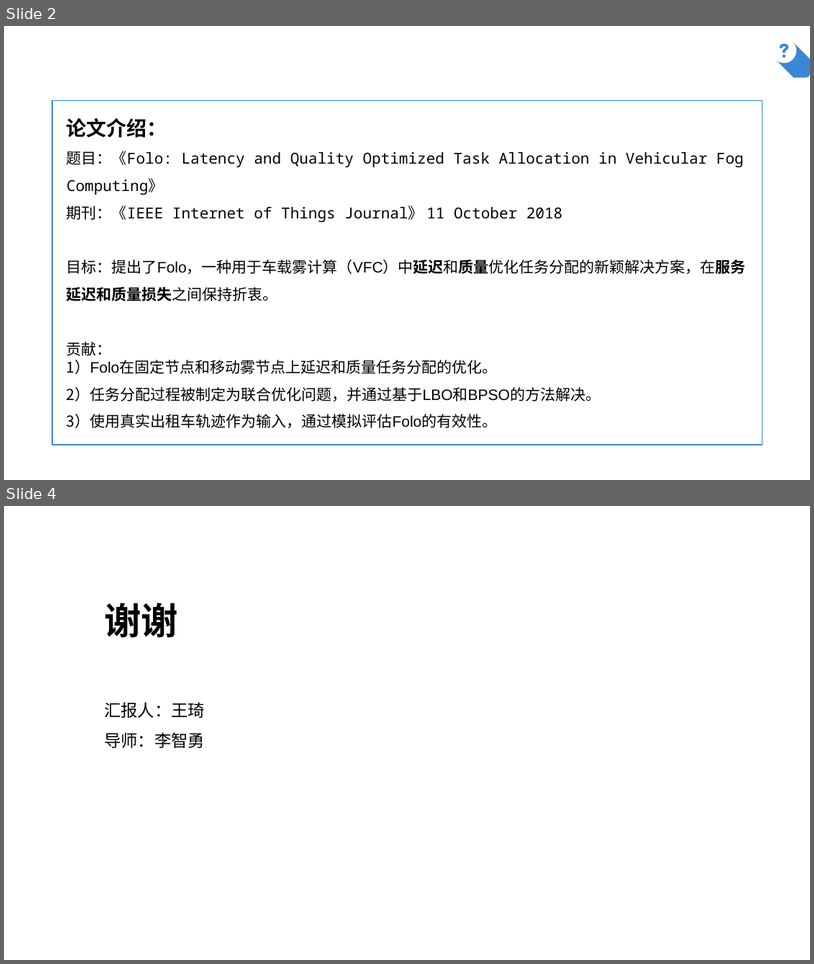
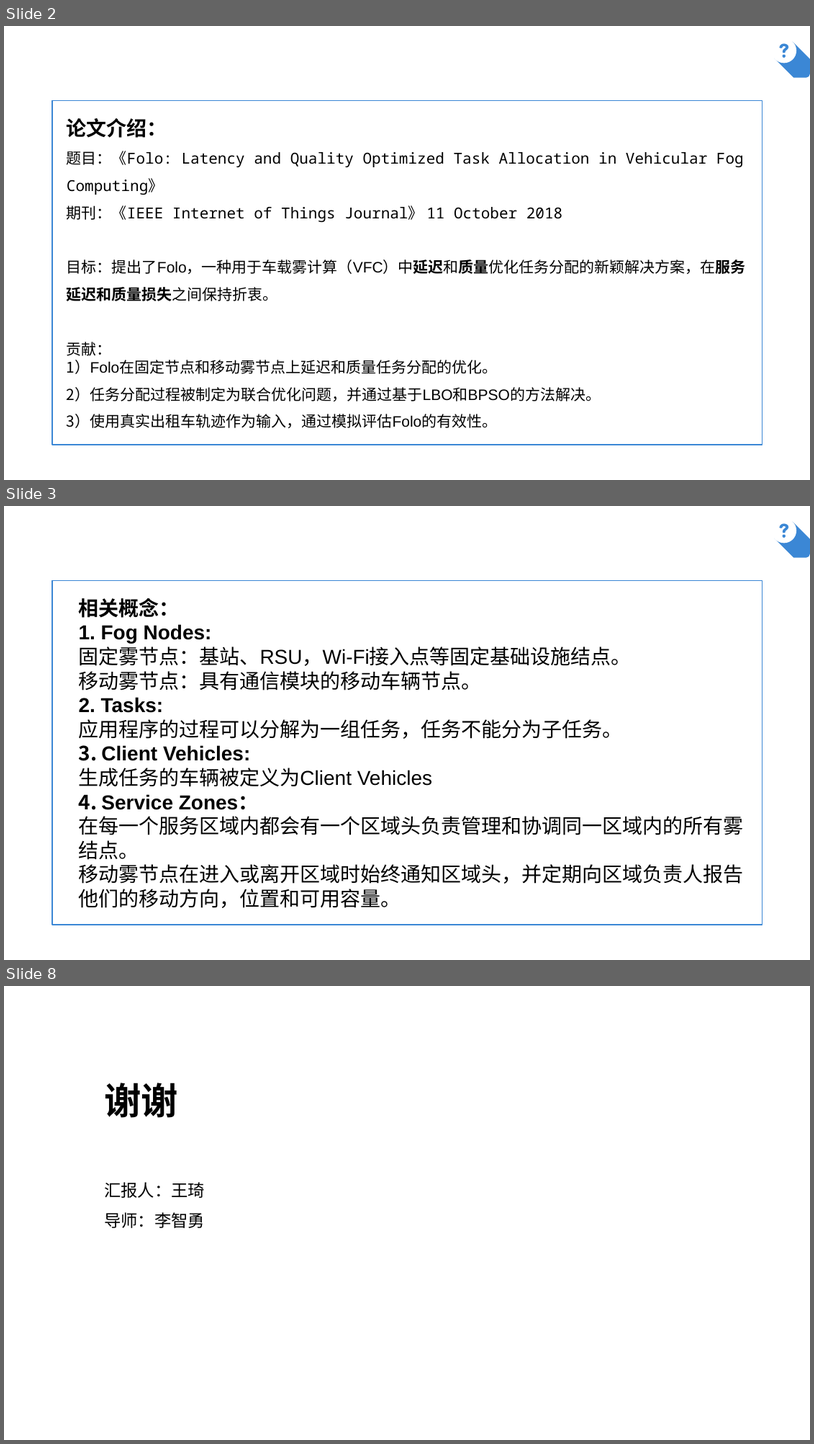
Before and after one commit to AlfredChiang/Mobile-Edge-Computing, a slide deck: Folo Latency andQuality Optimized Task Allocation in Vehicular Fog Computing/2018-11-20.pptx. Shown one above the other, each under a label of ours: slides 2 and 4 before the commit, slides 2, 3 and 8 after it; the slides between them are not shown. The pictures are 814x964 and 814x1444 pixels, drawn with LibreOffice and Linux fonts; fonts in the diff are those of the drawing; background and template pictures are left out. Boxes give left, top, right and bottom in pixels: in the first picture for what was removed or moved away, otherwise in the second. Text is boxed around its words. In the diff, an @@ line names an element or a change of style, - is before the commit and + after.

```diff
--- a/Folo Latency andQuality Optimized Task Allocation in Vehicular Fog Computing/2018-11-20.pptx
+++ b/Folo Latency andQuality Optimized Task Allocation in Vehicular Fog Computing/2018-11-20.pptx
@@ slide 3 added at (4, 506, 810, 960), background picture (left out) @@
@@ line added from (755, 555) to (755, 513), #FFFFFF 2.25 pt @@
@@ freeform shape added at (772, 518, 797, 543), fill #FFFFFF @@
@@ freeform shape added at (775, 522, 810, 558), fill #3B87D5 @@
@@ parallelogram added at (52, 580, 763, 924), outline #3B87D5 1 pt @@
@@ text added at (79, 598, 744, 908), 24 pt, text #000000 @@
+相关概念：
+1. Fog Nodes:
+固定雾节点：基站、RSU，Wi-Fi接入点等固定基础设施结点。
+移动雾节点：具有通信模块的移动车辆节点。
+2. Tasks:
+应用程序的过程可以分解为一组任务，任务不能分为子任务。
+3. Client Vehicles:
+生成任务的车辆被定义为Client Vehicles
+4. Service Zones：
+在每一个服务区域内都会有一个区域头负责管理和协调同一区域内的所有雾结点。
+移动雾节点在进入或离开区域时始终通知区域头，并定期向区域负责人报告他们的移动方向，位置和可用容量。
@@ what was slide 4 is now slide 8 @@
```
Also in this commit, not shown: 4 other slides added, 1 slide removed, 1 other file.
